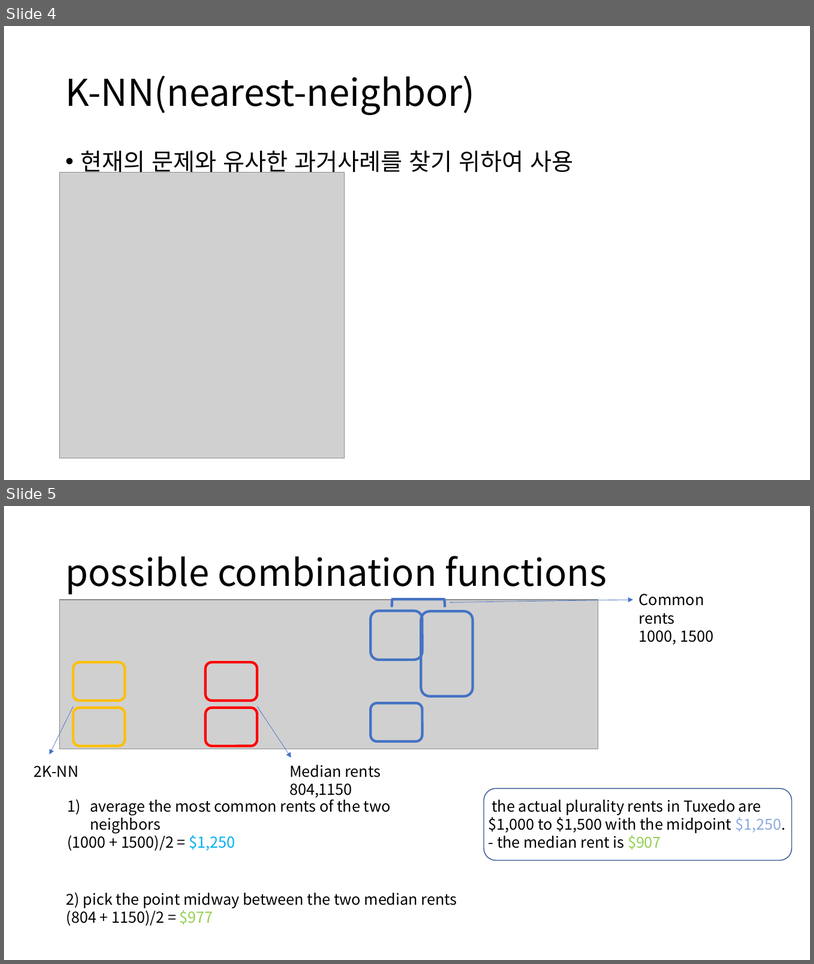
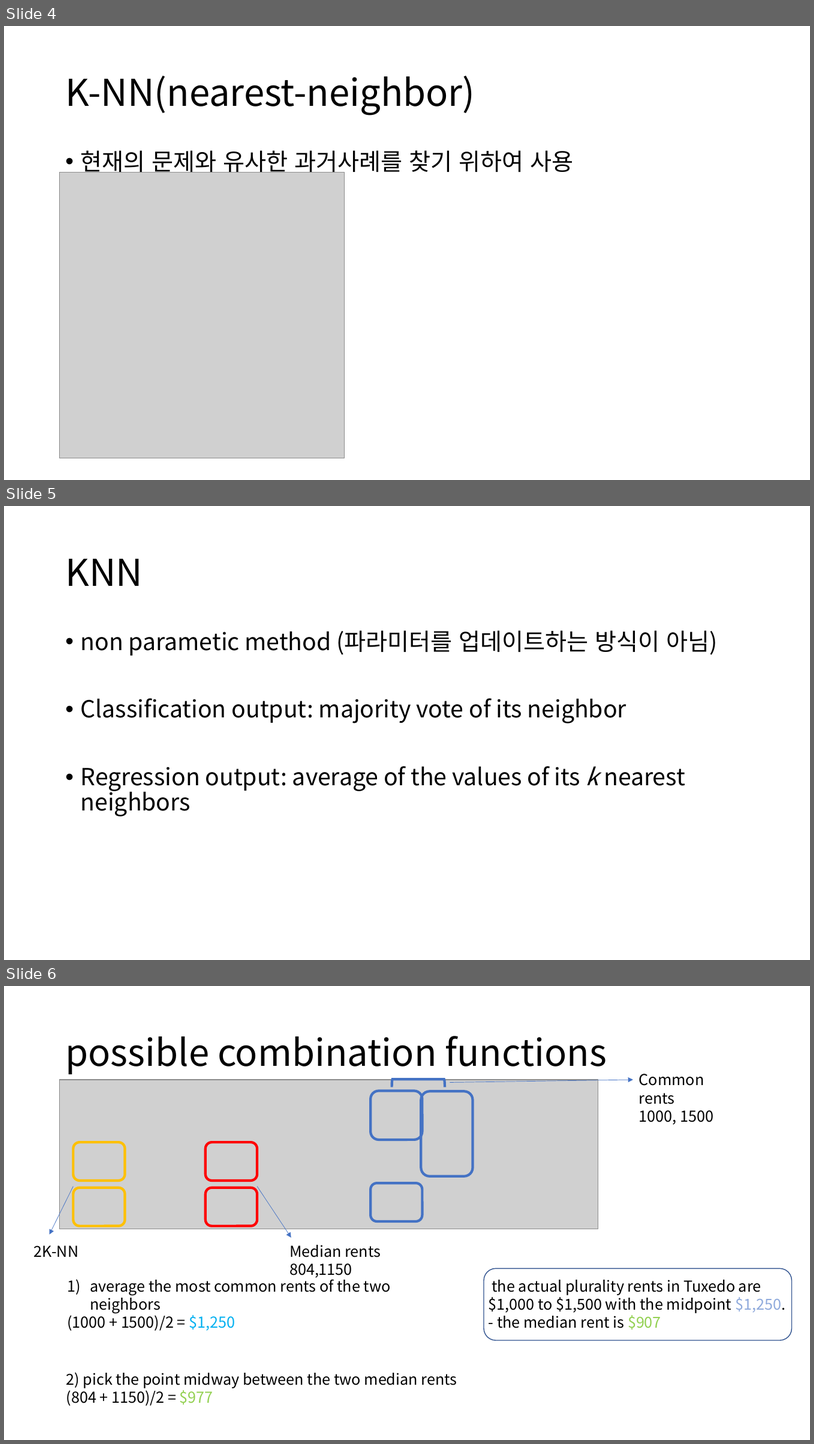
Before and after one commit to gudrb/machine_learning_class, a slide deck: IBL ppt.pptx. Shown one above the other, each under a label of ours: slides 4 and 5 before the commit, slides 4, 5 and 6 after it. The pictures are 814x964 and 814x1444 pixels, drawn with LibreOffice and Linux fonts; fonts in the diff are those of the drawing; grey boxes stand for pictures. Boxes give left, top, right and bottom in pixels: in the first picture for what was removed or moved away, otherwise in the second. Text is boxed around its words. In the diff, an @@ line names an element or a change of style, - is before the commit and + after.

```diff
--- a/IBL ppt.pptx
+++ b/IBL ppt.pptx
@@ slide 5 added at <box>4,506,810,960</box>, background #FFFFFF @@
@@ title added at <box>65,559,143,586</box>, 44 pt, text #000000 @@
+KNN
@@ text added at <box>81,630,717,816</box>, 28 pt, text #000000 @@
+• non parametic method (파라미터를 업데이트하는 방식이 아님)
+• Classification output: majority vote of its neighbor
+• Regression output: average of the values of its k nearest neighbors
@@ what was slide 5 is now slide 6 @@
```
Also in this commit, not shown: 5 slides changed, 6 other slides added.
